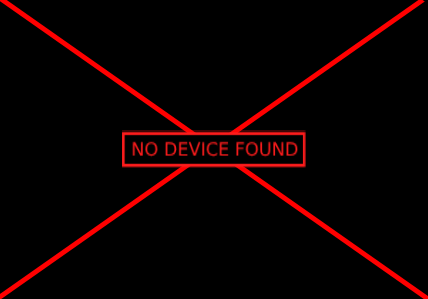
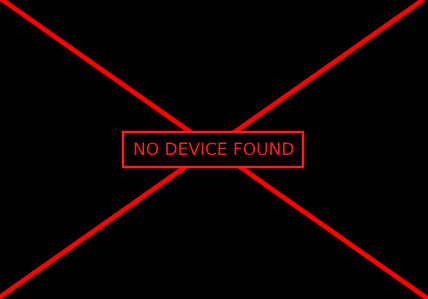
Layered file, before and after one edit (428×299). Changes by layer:
painted on "NO DEVICE FOUND" over <box>122,130,306,168</box>
